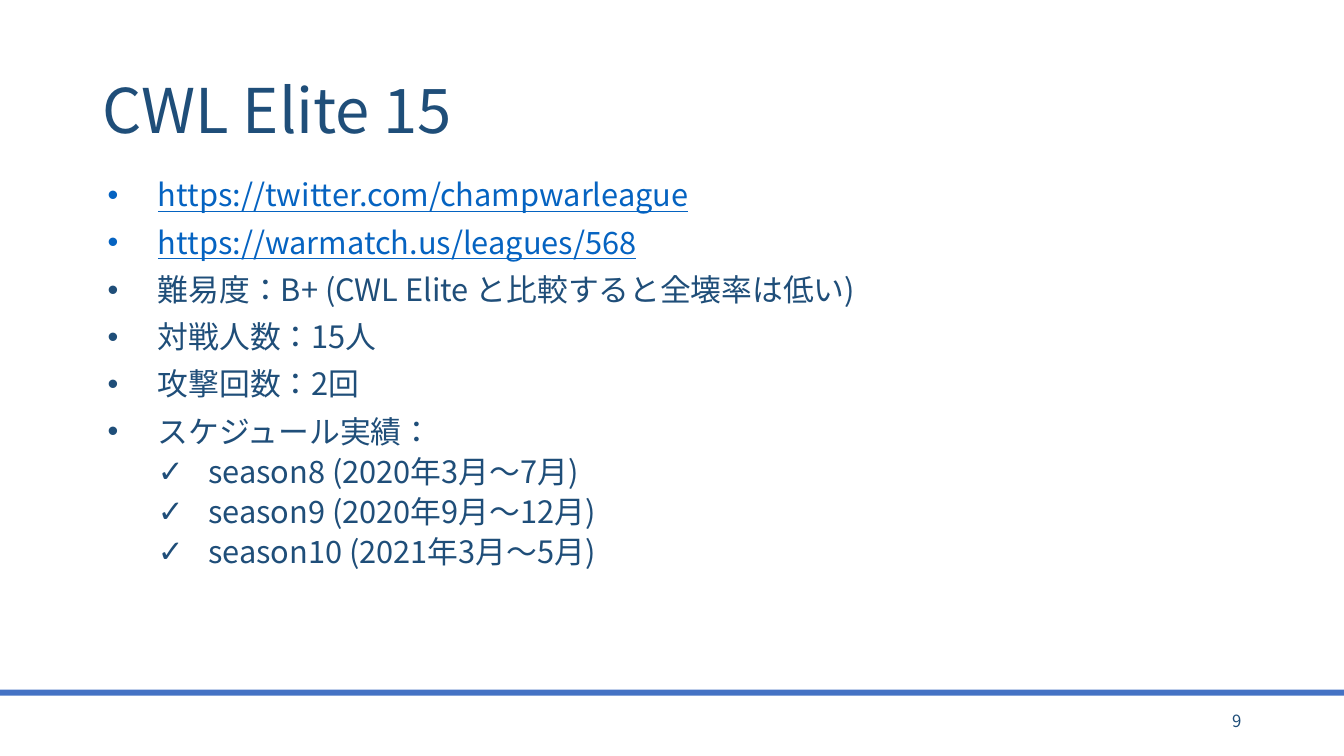
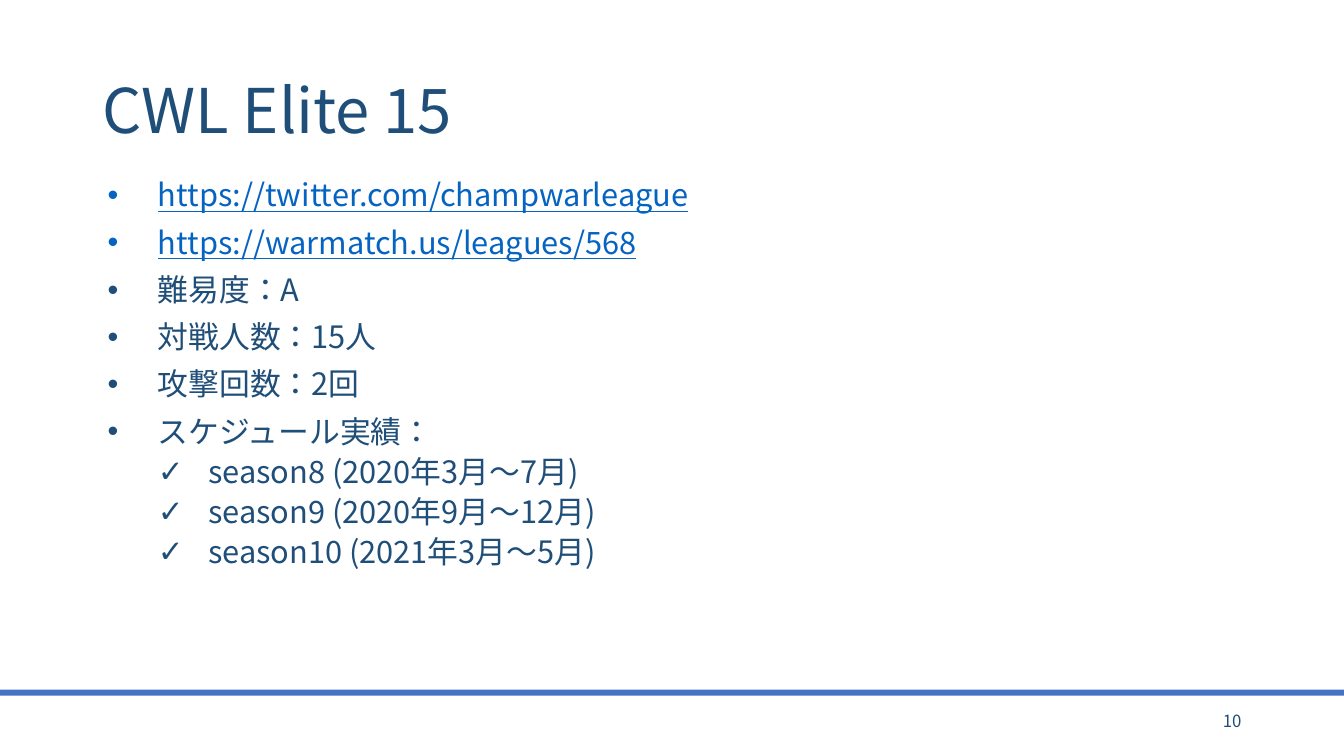
Before and after one commit to bigtreeCoC/documents, a slide deck: slide 10 of リーグ調査.pptx (slide 9 before the commit). Drawn at 1344x756 pixels with LibreOffice and Linux fonts; fonts in the diff are those of the drawing. Boxes give left, top, right and bottom in pixels: in the first picture for what was removed or moved away, otherwise in the second. Text is boxed around its words. In the diff, an @@ line names an element or a change of style, - is before the commit and + after.

```diff
--- a/リーグ調査.pptx
+++ b/リーグ調査.pptx
@@ text at [158,275,300,304]: text changed @@
-• 難易度：B+ (CWL Elite と比較すると全壊率は低い)
+• 難易度：A
@@ page number at [1223,714,1242,727]: text changed @@
-9
+10
```
Also in this commit, not shown: 12 other slides changed, 2 slides added, 1 other file.
